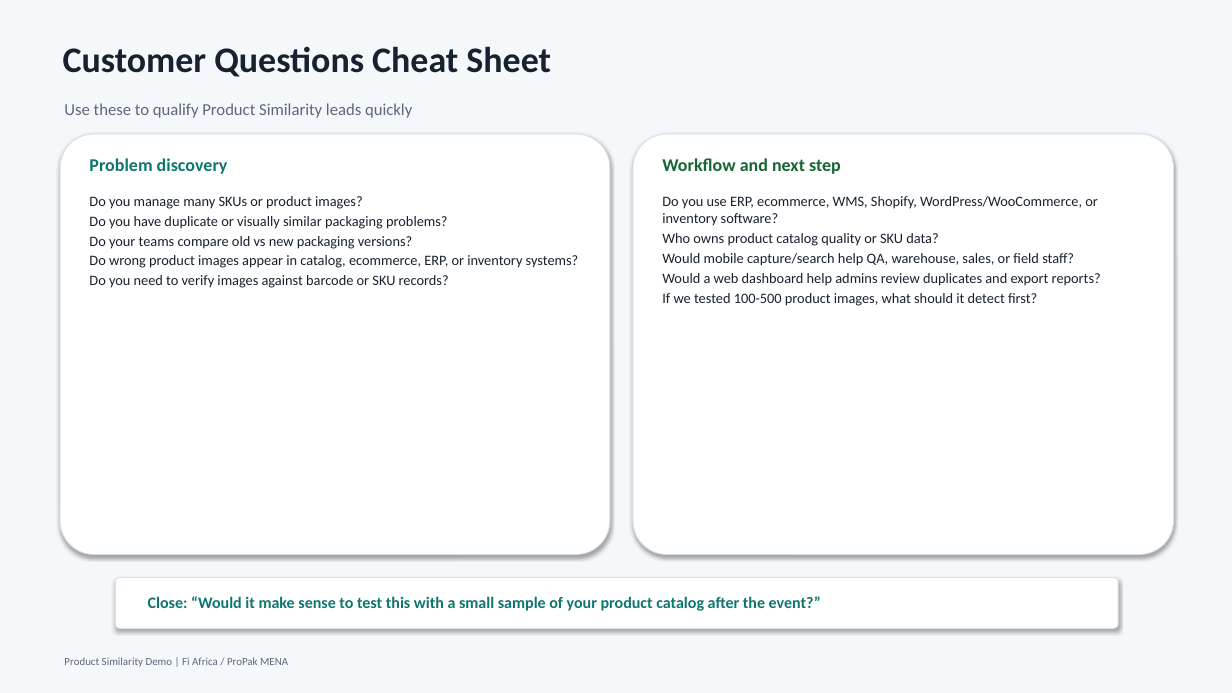
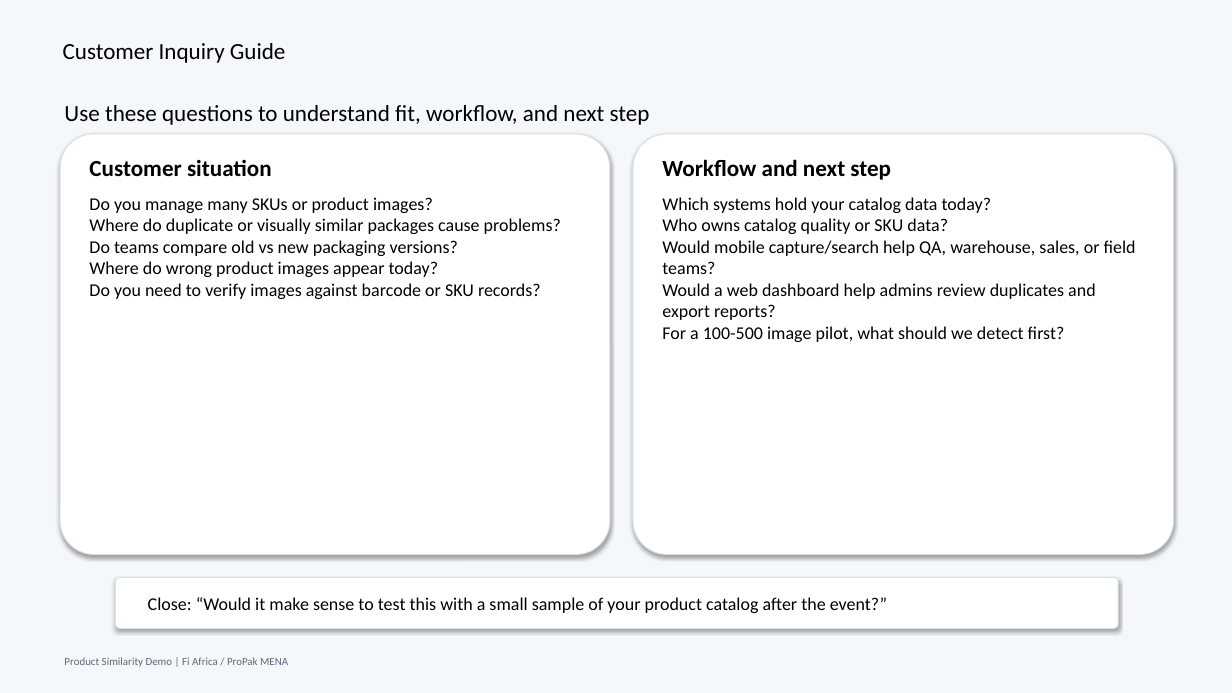
Before and after one commit to zoma00/Fi-Africa-demos, a slide deck: slide 6 of presentations/product_similarity_conversation_deck.pptx (slide 15 before the commit). Drawn at 1232x693 pixels with LibreOffice and Linux fonts; fonts in the diff are those of the drawing. Boxes give left, top, right and bottom in pixels: in the first picture for what was removed or moved away, otherwise in the second. Text is boxed around its words. In the diff, an @@ line names an element or a change of style, - is before the commit and + after.

Commit message:
Edit the build_demo to includ local assistance chat, edit static demo index builded by build demo for the chat, reorganized the presentation pages, and make a giude for customers

```diff
--- a/presentations/product_similarity_conversation_deck.pptx
+++ b/presentations/product_similarity_conversation_deck.pptx
@@ text at bbox=[63, 43, 286, 63]: text changed; size 28 to 18 pt; text colour #18212F to #000000; bold off @@
-Customer Questions Cheat Sheet
+Customer Inquiry Guide
@@ text at bbox=[64, 105, 650, 125]: text changed; size 13 to 18 pt; text colour #5B677A to #000000 @@
-Use these to qualify Product Similarity leads quickly
+Use these questions to understand fit, workflow, and next step
@@ text "Workflow and next step" at bbox=[662, 159, 891, 180]: size 14 to 18 pt, text colour #166534 to #000000 @@
@@ text at bbox=[89, 160, 272, 176]: text changed; size 14 to 18 pt; text colour #0F766E to #000000 @@
-Problem discovery
+Customer situation
@@ text at bbox=[89, 197, 541, 299]: size 11.2 to 14 pt, text colour #18212F to #000000 in "Do you manage many SKUs or product ...", "Do you need to verify images against ..."; less space between paragraphs @@
@@ text at bbox=[662, 197, 1136, 274]: text changed; size 11.2 to 14 pt; text colour #18212F to #000000 @@
-Do you use ERP, ecommerce, WMS, Shopify, WordPress/WooCommerce, or inventory software?
-Who owns product catalog quality or SKU data?
-Would mobile capture/search help QA, warehouse, sales, or field staff?
+Which systems hold your catalog data today?
+Who owns catalog quality or SKU data?
+Would mobile capture/search help QA, warehouse, sales, or field teams?
@@ text at bbox=[89, 218, 561, 277]: text changed; size 11.2 to 14 pt; text colour #18212F to #000000 @@
-Do you have duplicate or visually similar packaging problems?
-Do your teams compare old vs new packaging versions?
-Do wrong product images appear in catalog, ecommerce, ERP, or inventory systems?
+Where do duplicate or visually similar packages cause problems?
+Do teams compare old vs new packaging versions?
+Where do wrong product images appear today?
@@ text at bbox=[662, 283, 1095, 320]: size 11.2 to 14 pt, text colour #18212F to #000000 in "Would a web dashboard help admins review ..."; less space between paragraphs @@
@@ text at bbox=[662, 326, 1065, 342]: text changed; size 11.2 to 14 pt; text colour #18212F to #000000 @@
-If we tested 100-500 product images, what should it detect first?
+For a 100-500 image pilot, what should we detect first?
@@ text "Close: “Would it make sense ..." at bbox=[148, 597, 887, 613]: size 12.5 to 14 pt, text colour #0F766E to #000000, bold off @@
```
Also in this commit, not shown: 4 other slides changed, 1 slide added, 1 slide removed, 3 other files.
